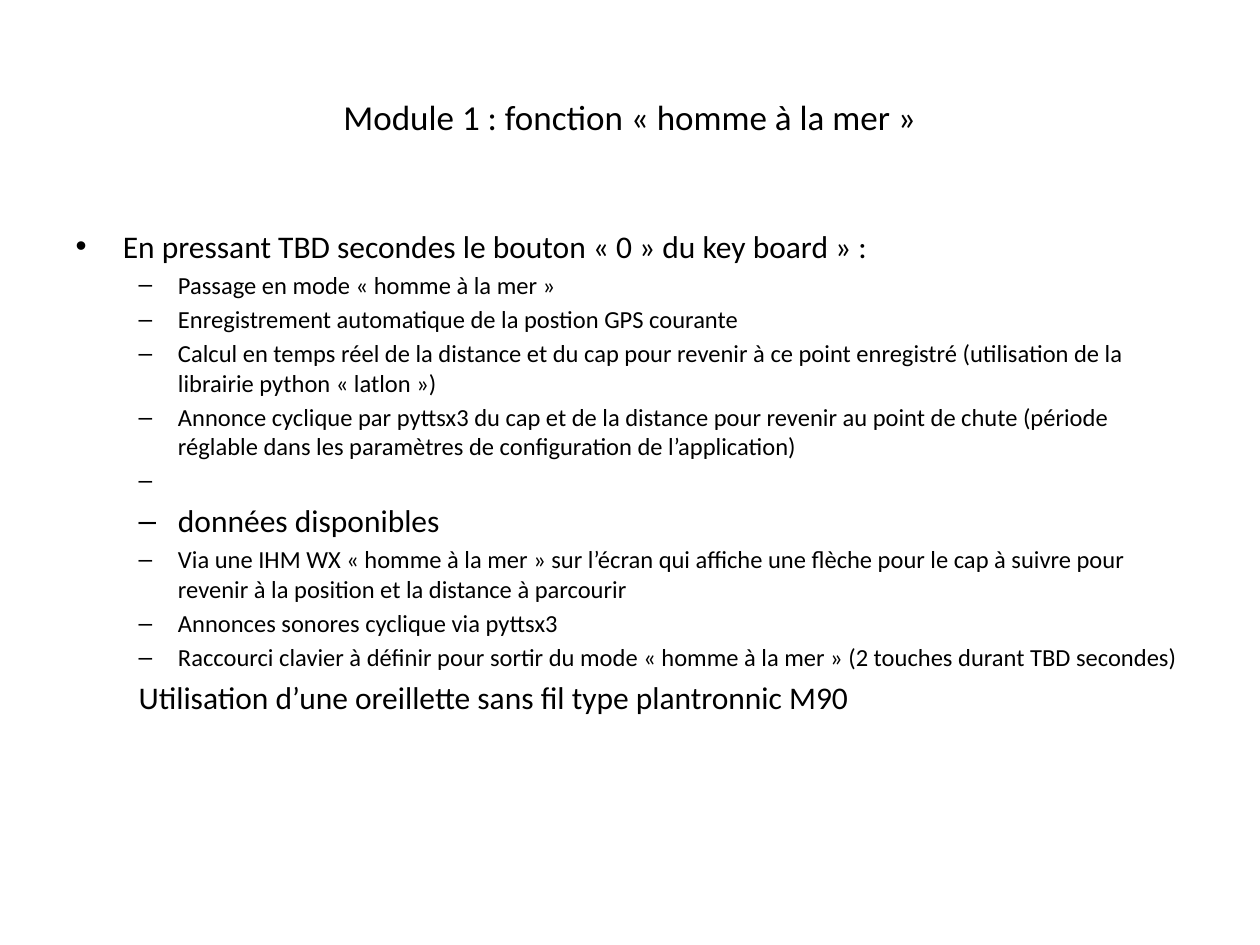
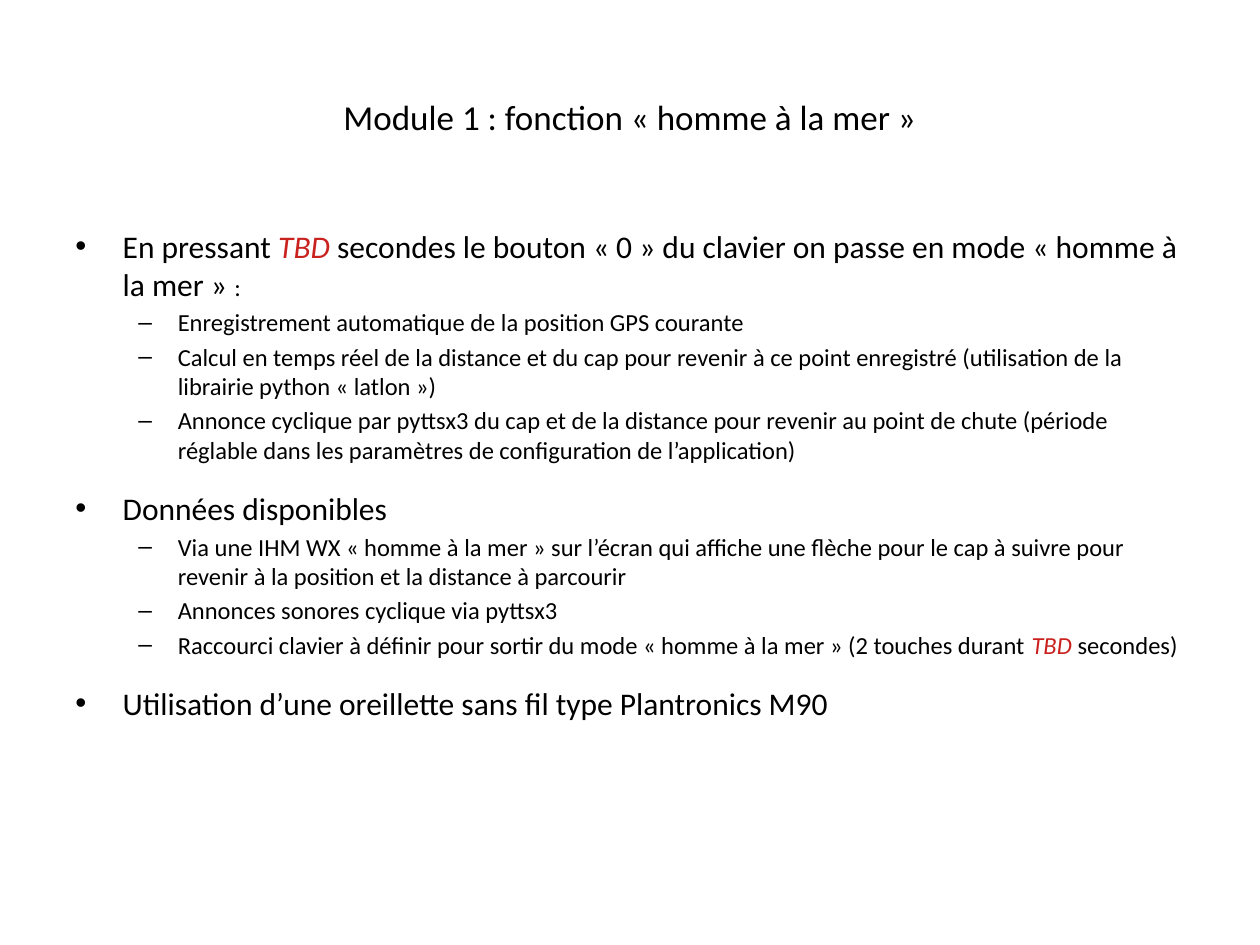
Before and after one commit to ADX-S17/BlindSailor, a slide deck: slide 6 of BlindSailor_Specification.pptx (slide 5 before the commit). Drawn at 1260x945 pixels with LibreOffice and Linux fonts; fonts in the diff are those of the drawing. Boxes give left, top, right and bottom in pixels: in the first picture for what was removed or moved away, otherwise in the second. Text is boxed around its words. In the diff, an @@ line names an element or a change of style, - is before the commit and + after.

```diff
--- a/BlindSailor_Specification.pptx
+++ b/BlindSailor_Specification.pptx
@@ text at (x1=123, y1=236, x2=1177, y2=336): text changed; size 14 to 18 pt @@
-• En pressant TBD secondes le bouton « 0 » du key board » :
-  – Passage en mode « homme à la mer »
-  – Enregistrement automatique de la postion GPS courante
+• En pressant TBD secondes le bouton « 0 » du clavier on passe en mode « homme à la mer » :
+  – Enregistrement automatique de la position GPS courante
@@ text at (x1=178, y1=348, x2=1178, y2=658): text colour #000000 to #C9211E, italic on in "TBD" @@
@@ text at (x1=178, y1=510, x2=440, y2=537): text changed @@
-  – données disponibles
+• Données disponibles
@@ text at (x1=123, y1=693, x2=828, y2=720): text changed @@
-  Utilisation d’une oreillette sans fil type plantronnic M90
+• Utilisation d’une oreillette sans fil type Plantronics M90
```
Also in this commit, not shown: 14 other slides changed, 1 slide added.
